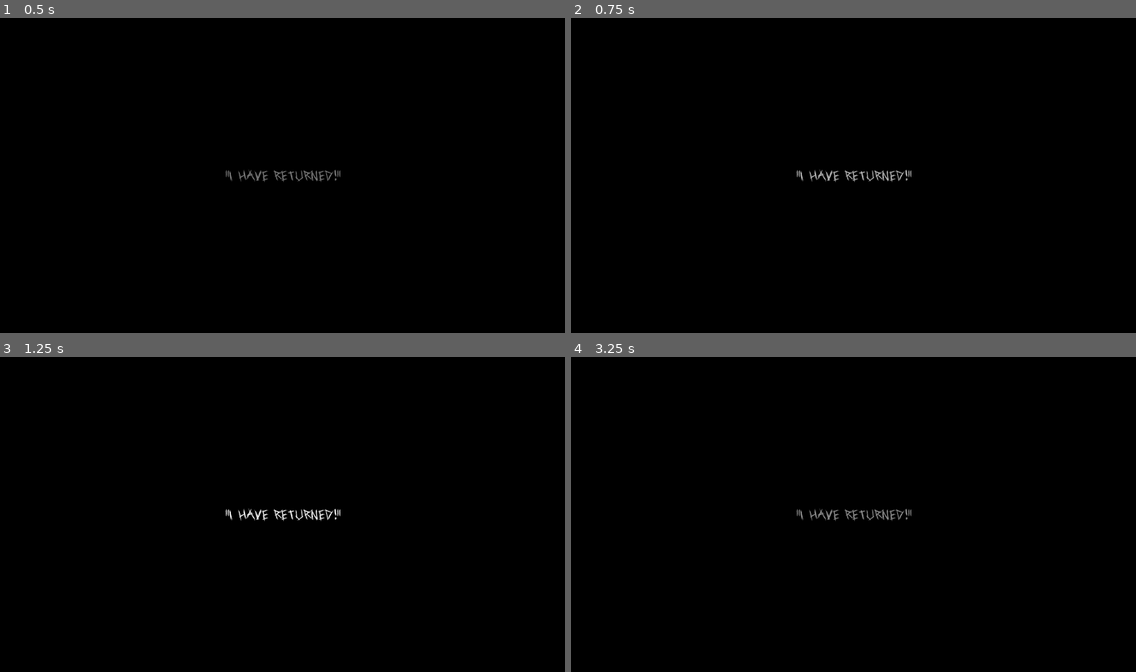
Above: before the commit, frames 1-4 (two rows, left to right).
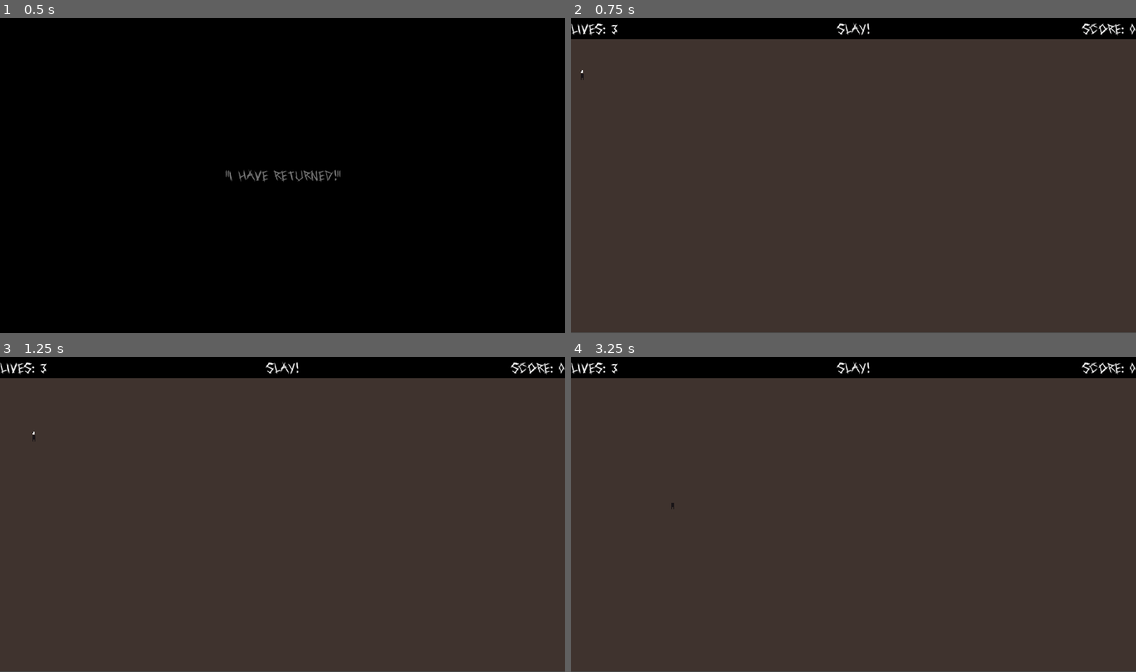
Above: after the commit, the same moments.

Repository: Academia-Team/Academia-Fall-of-the-Citadel
Game: Godot game, scene res://scene/intro.tscn
Same seed, same stepped clock (60 frames per second), same inputs: the game is played once before the commit and once after it.
Inputs (mouse positions are in pixels of both pictures, inside the frame that each line leads up to):
- Up to frame 1 (0.5 s): no input
- Up to frame 2 (0.75 s): tap Enter at 0.5 s; move the mouse to (977, 159) at 0.52 s; hold N (move_down_right) from 0.53 s (still down); tap Space (action) at 0.6 s; click (977, 159) at 0.67 s
- Up to frame 3 (1.25 s): keep holding N (move_down_right)
- Up to frame 4 (3.25 s): tap Space (action) at 1.25, 2.1 s; move the mouse to (740, 530) at 1.27 s; release N (move_down_right) at 1.28 s; hold Down (move_down) 1.28-2.03 s; tap Ctrl (stay) at 1.35, 2.85 s; click (740, 530) at 1.42 s; tap Enter at 2 s; move the mouse to (910, 445) at 2.02 s; hold N (move_down_right) 2.03-2.78 s; click (910, 445) at 2.17 s; move the mouse to (825, 577) at 2.77 s; hold Up (move_up) from 2.78 s (still down); click (825, 577) at 2.92 s

Frame 1 is identical in both runs. In frame 2, 94% of the frame differs, in the area x 0-100%, y 1-100%; in frame 3, 94%; in frame 4, 94%.

Commit message:
Fix skipping animation on input

Diff:
--- a/scene/intro.gd
+++ b/scene/intro.gd
@@ -12,9 +12,9 @@
 		event is InputEventJoypadButton or \
 		event is InputEventJoypadMotion or \
 		event is InputEventMouseButton:
-		$AnimationPlayer.emit_signal("animation_finished")
+			$AnimationPlayer.emit_signal("animation_finished", "Fade In")
 
-func _on_AnimationPlayer_animation_finished(anim_name):
+func _on_AnimationPlayer_animation_finished(_anim_name):
 	var status = get_tree().change_scene_to(menu_scene)
 
 	if status != OK:
